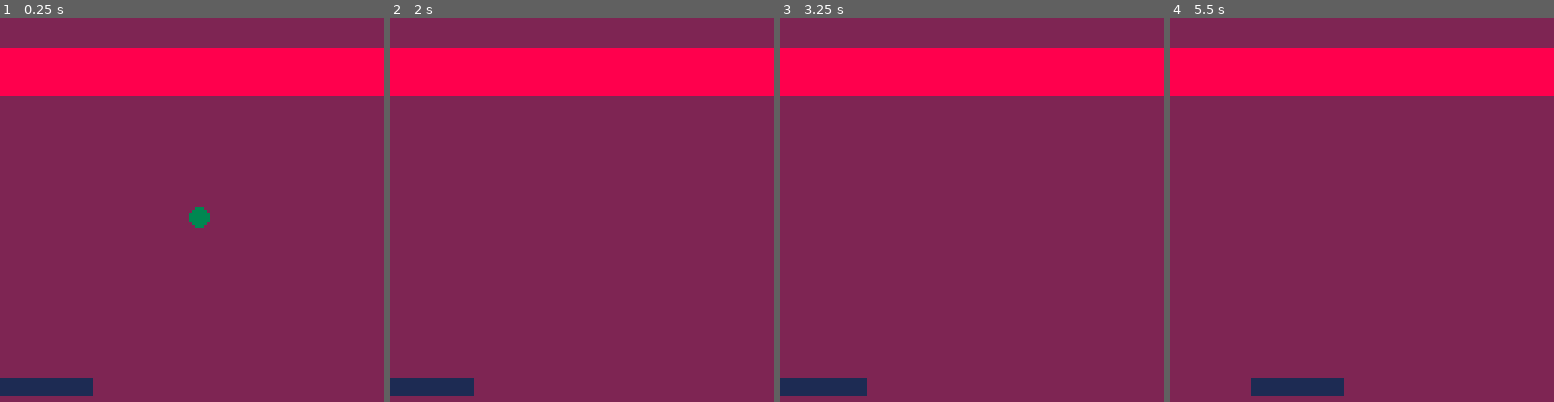
Above: before the commit, frames 1-4 (left to right).
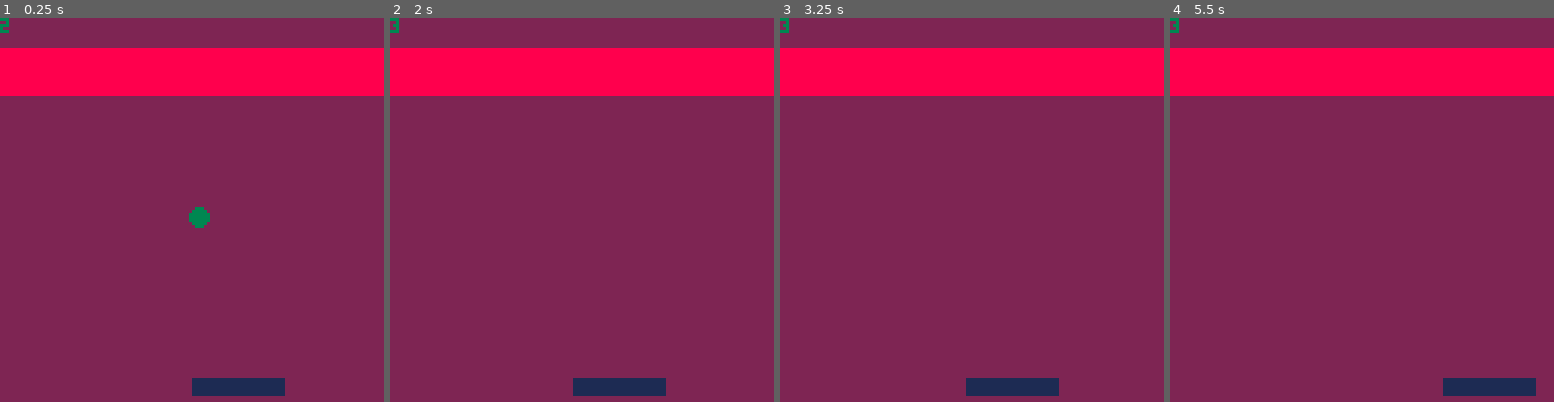
Above: after the commit, the same moments.

Repository: mmartinx/pico8
Game: PICO-8 cartridge game/game.p8
The game is run twice, just before and just after one commit, with the same random seed, the same clock (stepped at 60 frames per second) and the same inputs.
Inputs:
- Up to frame 1 (0.25 s): no input
- Up to frame 2 (2 s): hold Left from 1.97 s (still down)
- Up to frame 3 (3.25 s): release Left at 2.37 s; hold Right from 2.87 s (still down)
- Up to frame 4 (5.5 s): release Right at 3.53 s; hold Right 4.13-4.53 s; hold Left from 5.13 s (still down)

The runs differ from the first frame. In frame 1, 2.3% of the frame differs, in the area x 0-75%, y 0-99%; in frame 2, 2.2%; in frame 3, 2.3%; in frame 4, 2.3%.

Commit message:
Progress on collisions

Diff:
--- a/game/game.p8
+++ b/game/game.p8
@@ -2,23 +2,9 @@
 version 16
 __lua__
 
-
-function draw_bricks()
-	offset_y = 10
-
-	for brick in all(bricks) do
-		rectfill(brick.x * brick_w,
-			brick.y * brick_h + offset_y,
-			(brick.x + 1) * brick_w,
-			(brick.y + 1) * brick_h + offset_y,
-			8)
-
-	end
-end
-
 function _init()
   paddle = {
-    x = 0,
+    x = 64,
     y = 120,
     w = 30,
     h = 5,
@@ -39,6 +25,16 @@
 	brick_h = 3
 	i = 0
 
+  collision_direction = {
+    none = 0,
+    top = 1,
+    bottom = 2,
+    left = 3,
+    right = 4
+  }
+
+  collision = collision_direction.none
+
 	bricks = {}
 
 	for x = 0, 7 do
@@ -52,6 +48,10 @@
 	end
 end
 
+-- ------------------------------------------------- --
+--                  UPDATE                           --
+-- ------------------------------------------------- --
+
 function _update60()
 	last = time()
 
@@ -61,13 +61,52 @@
 
 	ball.x += 1;
 	ball.y += 1;
+
+  ball_rect = {
+    x = ball.x - ball.r,
+    y = ball.y - ball.r,
+    w = ball.r * 2,
+    h = ball.r * 2
+  }
+
+  collision = check_collision(paddle, ball_rect)
 end
+
+function check_collision(a, b)
+  local a_bottom = a.y + a.h
+  local b_bottom = b.y + b.h
+  local a_right = a.x + a.w
+  local b_right = b.x + b.w
+  local b_collision = b_bottom - a.y
+  local t_collision = a_bottom - b.y
+  local l_collision = a_right - b.x
+  local r_collision = b_right - a.x
+
+  local collision
+
+  if (t_collision < b_collision and t_collision < l_collision and t_collision < r_collision) then collision = collision_direction.top
+  elseif (b_collision < t_collision and b_collision < l_collision and b_collision < r_collision) then collision = collision_direction.bottom
+  elseif (l_collision < r_collision and l_collision < t_collision and l_collision < b_collision) then collision = collision_direction.left
+  elseif (r_collision < l_collision and r_collision < t_collision and r_collision < b_collision)  then collision = collision_direction.right
+  else collision = collision_direction.none
+  end
+
+  return collision
+end
+
+-- ------------------------------------------------- --
+--                  DRAW                             --
+-- ------------------------------------------------- --
+
 
 function _draw()
 	cls(2)
- draw_paddle(paddle)
- draw_bricks(bricks)
- draw_ball(ball)
+
+	draw_paddle()
+	draw_bricks()
+	draw_ball()
+
+  print(collision)
 end
 
 function draw_paddle()
@@ -75,16 +114,31 @@
 end
 
 function draw_ball()
-	circfill(ball.x, ball.y,
-		ball.r, ball.c)
+	circfill(ball.x, ball.y, ball.r, ball.c)
 end
 
 function draw_rect(rectangle)
-	rectfill(rectangle.x, rectangle.y,
+	rectfill(
+		rectangle.x,  rectangle.y,
 		rectangle.x + rectangle.w,
 		rectangle.y + rectangle.h,
-		rectangle.c)
+		rectangle.c
+	)
 end
+
+function draw_bricks()
+	offset_y = 10
+
+	for brick in all(bricks) do
+		rectfill(brick.x * brick_w,
+			brick.y * brick_h + offset_y,
+			(brick.x + 1) * brick_w,
+			(brick.y + 1) * brick_h + offset_y,
+			8)
+
+	end
+end
+
 __gfx__
 00000000000000000000000000000000000000000000000000000000000000000000000000000000000000000000000000000000000000000000000000000000
 00000000000666000000000000000000000000000000000000000000000000000000000000000000000000000000000000000000000000000000000000000000
